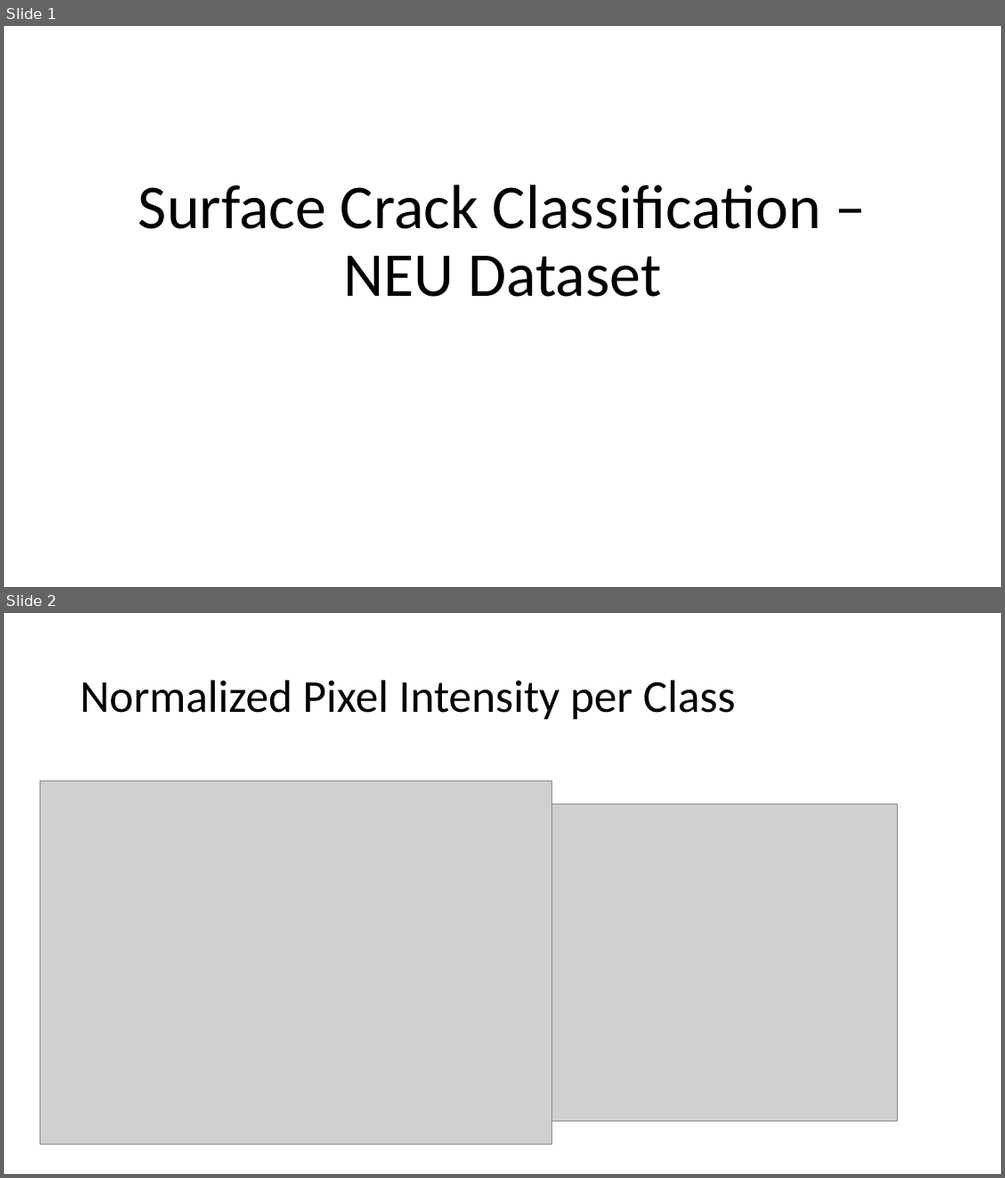
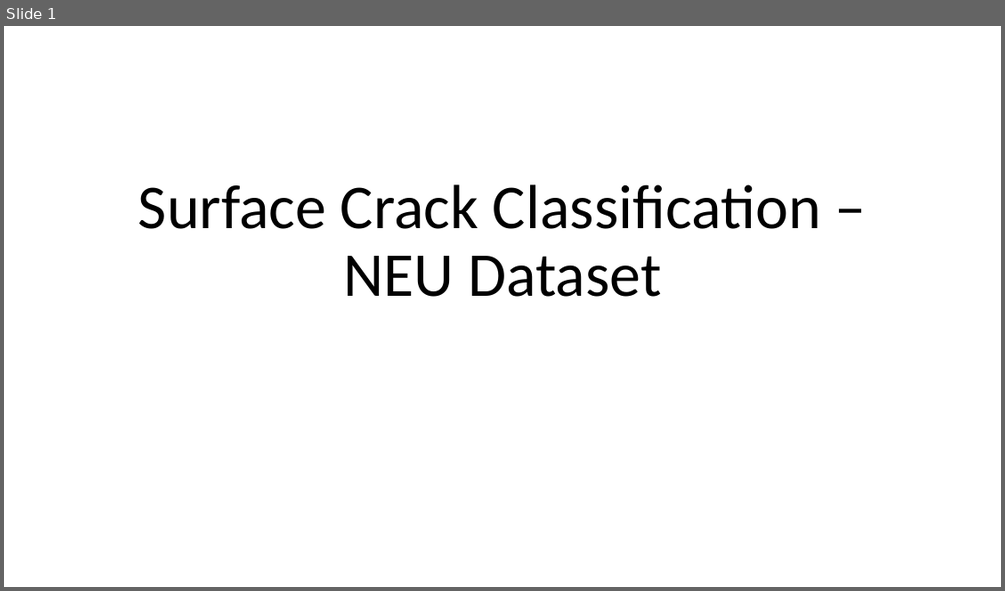
Before and after one commit to M-Matrona/IBM-Machine-Learning-Course, a slide deck: Course_5_Deep_Learning/Surface Crack Classification Project Overview.pptx. Shown one above the other, each under a label of ours: slides 1 and 2 before the commit, slide 1 after it. The pictures are 1005x1178 and 1005x591 pixels, drawn with LibreOffice and Linux fonts; fonts in the diff are those of the drawing; grey boxes stand for pictures. Boxes give left, top, right and bottom in pixels: in the first picture for what was removed or moved away, otherwise in the second. Text is boxed around its words. In the diff, an @@ line names an element or a change of style, - is before the commit and + after.

```diff
--- a/Course_5_Deep_Learning/Surface Crack Classification Project Overview.pptx
+++ b/Course_5_Deep_Learning/Surface Crack Classification Project Overview.pptx
@@ slide 2 removed at (4, 613, 1001, 1174), background #FFFFFF @@
@@ title removed at (80, 680, 736, 720) @@
-Normalized Pixel Intensity per Class
@@ picture removed at (40, 780, 552, 1144) @@
@@ picture removed at (552, 803, 898, 1121) @@
```
Also in this commit, not shown: 18 slides added, 16 other files.
